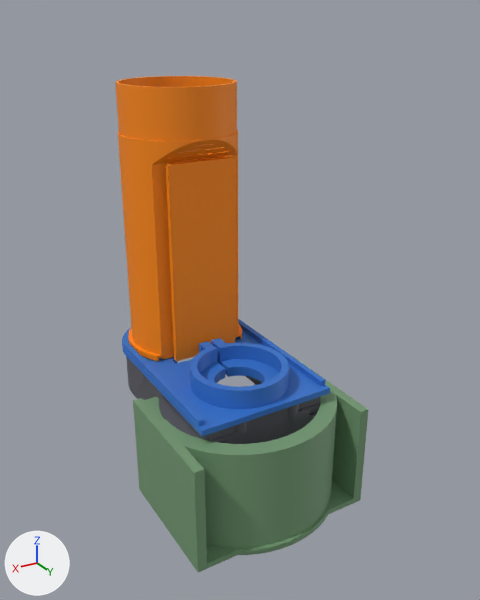
One commit to the glTF model site/contenu/modeles/dust-shoe.glb: the scene before it, then after it.
One viewpoint serves both versions: a 50 mm lens placed at (0.25, 0.418, 0.267), pointed at (-0.013, -0.021, 0.048). The lights are fixed; the arrows at lower left show +X, +Y and +Z. The picture after the commit comes second. Vertices at exactly the same position are counted once.

The first picture shows 'Adaptateur', 'Brosse', 'Quai', 'Semelle'.
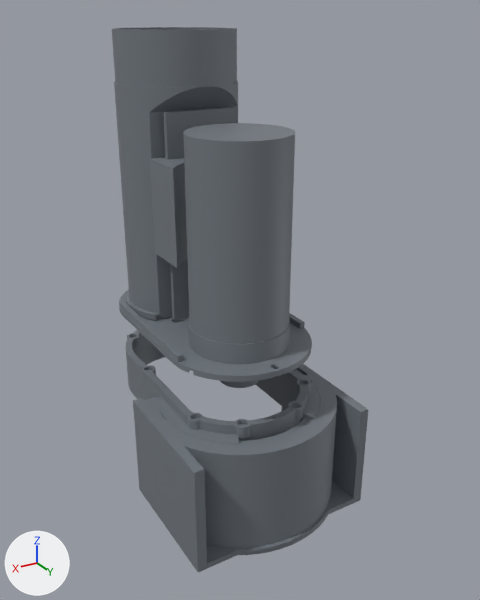
Where the newer file only moved an object's origin or applied its transform, the numbers keep the older frame.

What differs and where, as boxes [x1, y1, x2, y2] in the pictures (480 x 600 px; the box of a moved part takes in the faces that stretch with it):
'Adaptateur', reshaped, moved: before [115, 76, 242, 362]; after [112, 27, 238, 320]
'Quai', recoloured (greyish green to grey): [133, 365, 368, 572] in both
'Broche', added: after [183, 123, 295, 388]
'Semelle', deleted (blue): before [122, 319, 330, 436]
'Brosse', reshaped: before [126, 357, 320, 444]; after [126, 317, 320, 444]
'SemelleV2', added: after [119, 290, 312, 382]
'PorteCoulisse', added: after [150, 157, 187, 268]
part 1 of me_adaptateur, moved or reshaped: before [119, 76, 238, 350]; after [116, 27, 238, 123]
part 2 of me_adaptateur, recoloured (orange to grey): before [115, 76, 242, 361]; after [112, 27, 238, 320]
part 3 of me_brosse, moved or reshaped: before [133, 376, 320, 444]; after [133, 367, 320, 444]
part 4 of me_brosse, recoloured: before [126, 357, 289, 427]; after [126, 317, 310, 426]
part 5 of me_quai, built on (mostly hidden): after [157, 380, 320, 444]
part 6 of me_quai, moved or reshaped: before [146, 408, 357, 572]; after [133, 401, 368, 572]

The change, as a diff of the scene's bpy script:
```diff
--- a/site/contenu/modeles/dust-shoe.glb.py
+++ b/site/contenu/modeles/dust-shoe.glb.py
@@ mat_quai @@
 mat_quai = principled_material('Quai')
-mat_quai.base_color = (0.171, 0.319, 0.171)  # greyish green #739973
+mat_quai.base_color = (0.168, 0.191, 0.216)  # grey #727980
 mat_quai.roughness = 0.55
@@ mat_brossev2 @@
+mat_brossev2 = principled_material('BrosseV2')
+mat_brossev2.base_color = (0.168, 0.191, 0.216)  # grey #727980
+mat_brossev2.roughness = 0.55
@@ mat_adaptateurv2 @@
+mat_adaptateurv2 = principled_material('AdaptateurV2')
+mat_adaptateurv2.base_color = (0.168, 0.191, 0.216)  # grey #727980
+mat_adaptateurv2.roughness = 0.55
@@ me_adaptateur @@
-me_adaptateur.from_pydata(...)  # 1128 vertices, 2240 faces; spans x -0.054..0.054, y -0.052..0.052, z -0.116..0.116
+me_adaptateur.from_pydata(...)  # 499 vertices, 998 faces; spans x -0.054..0.054, y -0.052..0.052, z -0.116..0.116
+# me_adaptateur part 1: 57 vertices moved from x -0.047..0.052, y -0.051..0.047, z -0.116..0.116 to x -0.046..0.053, y -0.051..0.047, z -0.116..0.116; 126 vertices removed from x -0.053..0.053, y -0.051..0.051, z -0.116..0.116; 73 vertices added at x -0.052..0.053, y -0.051..0.051, z -0.116..0.116
+# me_adaptateur part 2: 522 faces spanning x -0.054..0.054, y -0.052..0.052, z -0.116..0.116 switch from mat_adaptateur (orange #ff8a00) to mat_adaptateurv2 (grey #727980)
+# other edits to the shape of me_adaptateur do not show in these pictures
@@ me_brosse @@
-me_brosse.from_pydata(...)  # 1612 vertices, 3224 faces; spans x -0.068..0.068, y -0.102..0.102, z -0.023..0.023
+me_brosse.from_pydata(...)  # 1715 vertices, 3430 faces; spans x -0.068..0.068, y -0.102..0.113, z -0.023..0.018
+# me_brosse part 3: 36 vertices moved from x -0.068..0.068, y 0.049..0.1, z -0.001..0.018 to x -0.068..0.068, y 0.048..0.101, z 0.002..0.018; 586 vertices removed from x -0.068..0.068, y 0.028..0.102, z -0.023..0.023; 630 vertices added at x -0.068..0.068, y 0.04..0.113, z -0.023..0.018
+# me_brosse part 4: 986 faces spanning x -0.068..0.068, y -0.102..0.1, z -0.023..0.018 switch from mat_brosse (dark grey #595961) to mat_brossev2 (grey #727980)
+# other edits to the shape of me_brosse do not show in these pictures
@@ me_quai @@
-me_quai.from_pydata(...)  # 559 vertices, 1126 faces; spans x -0.08..0.08, y -0.062..0.062, z -0.047..0.047
+me_quai.from_pydata(...)  # 623 vertices, 1254 faces; spans x -0.08..0.08, y -0.062..0.062, z -0.047..0.047
+# me_quai part 5: 2 vertices moved from x 0.067..0.068, y -0.015..-0.008, z 0.04..0.044 to x 0.068, y -0.014, z 0.04..0.044; 18 vertices removed from x -0.068..0.068, y -0.015..0.013, z 0.04..0.044; 92 vertices added at x -0.068..0.066, y -0.014..0.046, z 0.04..0.044
+# me_quai part 6: 15 vertices moved from x -0.045..0.063, y 0.03..0.062, z -0.047..-0.041 to x -0.045..0.062, y 0.031..0.062, z -0.047..-0.041; 46 vertices removed from x -0.08..0.08, y 0.023..0.062, z -0.047..-0.041; 36 vertices added at x -0.08..0.08, y 0.024..0.061, z -0.047..-0.041
+# other edits to the shape of me_quai do not show in these pictures
 me_quai.materials.append(mat_quai)
@@ ob_adaptateur @@
 ob_adaptateur = bpy.data.objects.new('Adaptateur', me_adaptateur)
-ob_adaptateur.location = (0.0, -0.102, 0.1005)
+ob_adaptateur.location = (0.0, -0.102, 0.1405)
@@ ob_semelle @@
-ob_semelle = bpy.data.objects.new('Semelle', me_semelle)
@@ ob_semellev2 @@
+ob_semellev2 = bpy.data.objects.new('SemelleV2', me_semellev2)  # 1339 vertices, 2694 faces; spans x -0.06..0.06, y -0.109..0.109, z -0.011..0.011; in mat_semellev2 (grey #727980)
+ob_semellev2.location = (0.0, -0.0512, 0.029)
@@ ob_portecoulisse @@
+ob_portecoulisse = bpy.data.objects.new('PorteCoulisse', me_portecoulisse)  # 54 vertices, 104 faces; spans x -0.041..0.041, y -0.021..0.021, z -0.039..0.039; in mat_portecoulisse (grey #727980)
+ob_portecoulisse.location = (0.0, -0.0472, 0.124)
@@ ob_broche @@
+ob_broche = bpy.data.objects.new('Broche', me_broche)  # 300 vertices, 596 faces; spans x -0.04..0.04, y -0.04..0.04, z -0.101..0.101; in mat_broche (grey #727980)
+ob_broche.location = (0.0, 0.0, 0.089)
```
